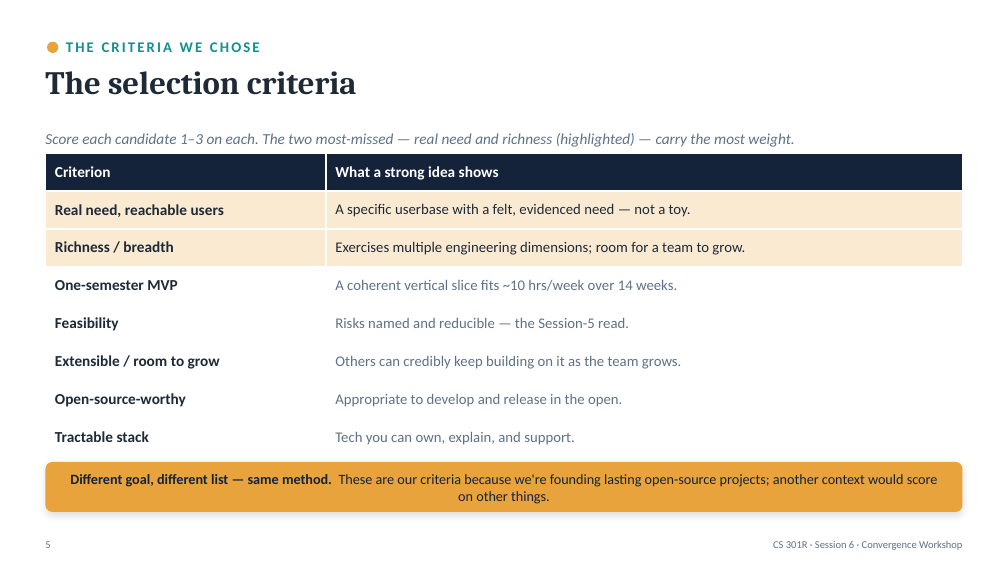
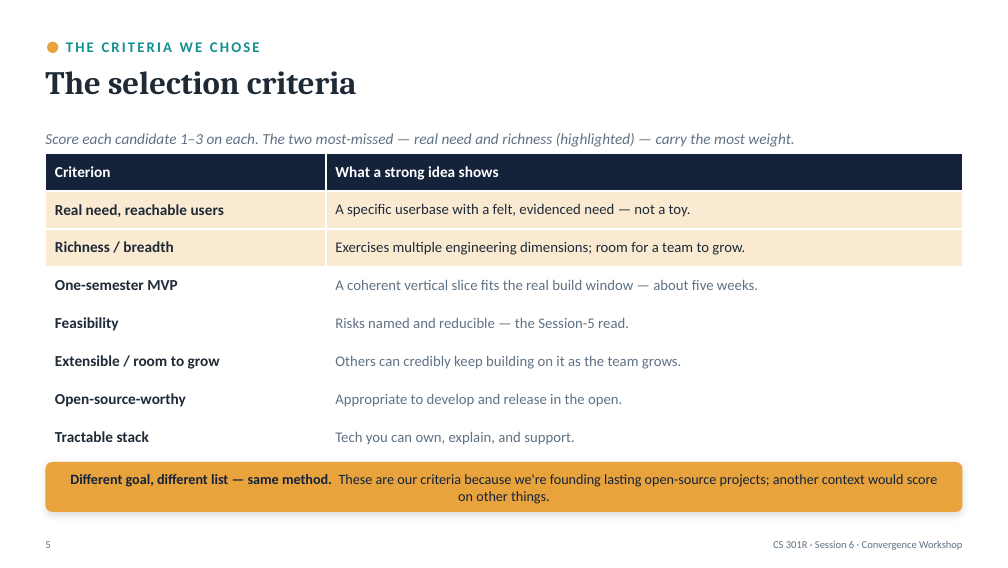
Before and after one commit to BYU-CS-Course-Ops/CS380, a slide deck: slide 5 of lectures/Session06-Convergence.pptx. Drawn at 1008x568 pixels with LibreOffice and Linux fonts; fonts in the diff are those of the drawing. Boxes give left, top, right and bottom in pixels: in the first picture for what was removed or moved away, otherwise in the second. Text is boxed around its words. In the diff, an @@ line names an element or a change of style, - is before the commit and + after.

Commit message:
clean up language about time available to build MVP.

```diff
--- a/lectures/Session06-Convergence.pptx
+++ b/lectures/Session06-Convergence.pptx
@@ table at <box>45,153,963,449</box> @@
-row 4, column 2: A coherent vertical slice fits ~10 hrs/week over 14 weeks.
+row 4, column 2: A coherent vertical slice fits the real build window — about five weeks.
```
Also in this commit, not shown: 1 other slide changed, 12 other files.
